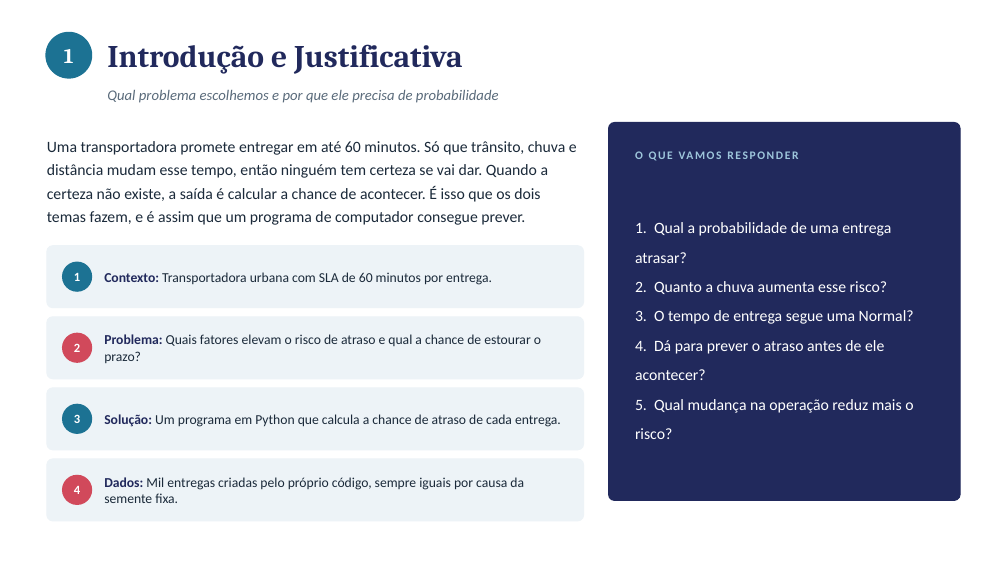
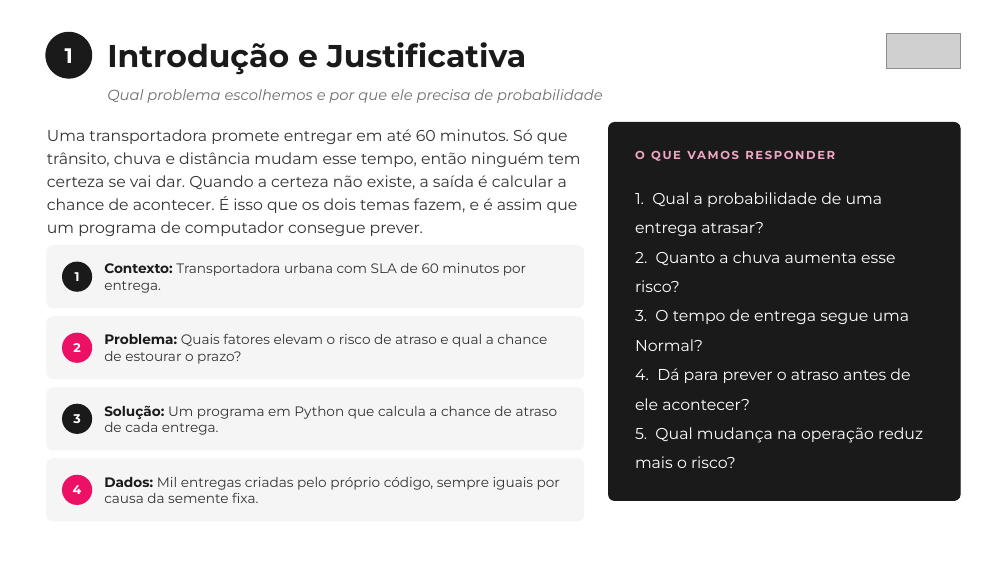
Before and after one commit to susuelen153-design/Projeto-Python, a slide deck: slide 2 of checkpoint4/apresentacao_cp4.pptx. Drawn at 1008x567 pixels with LibreOffice and Linux fonts; fonts in the diff are those of the drawing; grey boxes stand for pictures. Boxes give left, top, right and bottom in pixels: in the first picture for what was removed or moved away, otherwise in the second. Text is boxed around its words. In the diff, an @@ line names an element or a change of style, - is before the commit and + after.

```diff
--- a/checkpoint4/apresentacao_cp4.pptx
+++ b/checkpoint4/apresentacao_cp4.pptx
@@ text "Introdução e Justificativa" at [107,42,526,74]: font Cambria to Montserrat, text colour #21295C to #1A1A1A @@
@@ text "1" at [65,48,73,63]: font Cambria to Montserrat @@
@@ picture added at [886,33,960,68] @@
@@ text "Qual problema escolhemos e por ..." at [107,89,603,103]: font Calibri to Montserrat, text colour #5A6B7B to #6E6E6E @@
@@ text "Uma transportadora promete entregar em ..." at [47,129,580,236]: font Calibri to Montserrat, text colour #1B2A3A to #333333 @@
@@ rounded rectangle at [609,123,960,501]: fill #21295C to #1A1A1A; outline #21295C 1 pt to #1A1A1A 1 pt @@
@@ text "O QUE VAMOS RESPONDER" at [635,151,645,159]: font Calibri to Montserrat, text colour #9EC6DC to #F0A8C4 @@
@@ font Calibri to Montserrat in 5 elements at [75,272,80,281], [73,343,80,352], [73,414,80,423], [73,485,82,494], [635,192,923,468] @@
@@ text "Contexto: Transportadora urbana com SLA ..." at [104,263,526,293]: font Calibri to Montserrat; text colour #21295C to #1A1A1A in "Contexto:"; text colour #1B2A3A to #333333 in "Transportadora urbana com SLA de 60 minutos ..." @@
@@ text "Problema: Quais fatores elevam o ..." at [104,334,547,364]: font Calibri to Montserrat; text colour #21295C to #1A1A1A in "Problema:"; text colour #1B2A3A to #333333 in "Quais fatores elevam o risco de atraso ..." @@
@@ ellipse at [62,333,92,363]: fill #D1495B to #ED1165 @@
@@ fill #1C7293 to #1A1A1A in 3 elements at [45,32,92,79], [62,262,92,292], [62,404,92,434] @@
@@ text "Solução: Um programa em Python ..." at [104,405,558,435]: font Calibri to Montserrat; text colour #21295C to #1A1A1A in "Solução:"; text colour #1B2A3A to #333333 in "Um programa em Python que calcula a ..." @@
@@ fill #EDF3F7 to #F5F5F5; outline #EDF3F7 1 pt to #F5F5F5 1 pt in 4 elements at [47,246,584,308], [47,317,584,379], [47,388,584,450], [47,459,584,521] @@
@@ ellipse at [62,475,92,505]: fill #D1495B to #ED1165 @@
@@ text "Dados: Mil entregas criadas pelo ..." at [104,477,560,503]: font Calibri to Montserrat, text colour #1B2A3A to #333333; text colour #21295C to #1A1A1A in "Dados:" @@
```
Also in this commit, not shown: 12 other slides changed, 12 other files.
